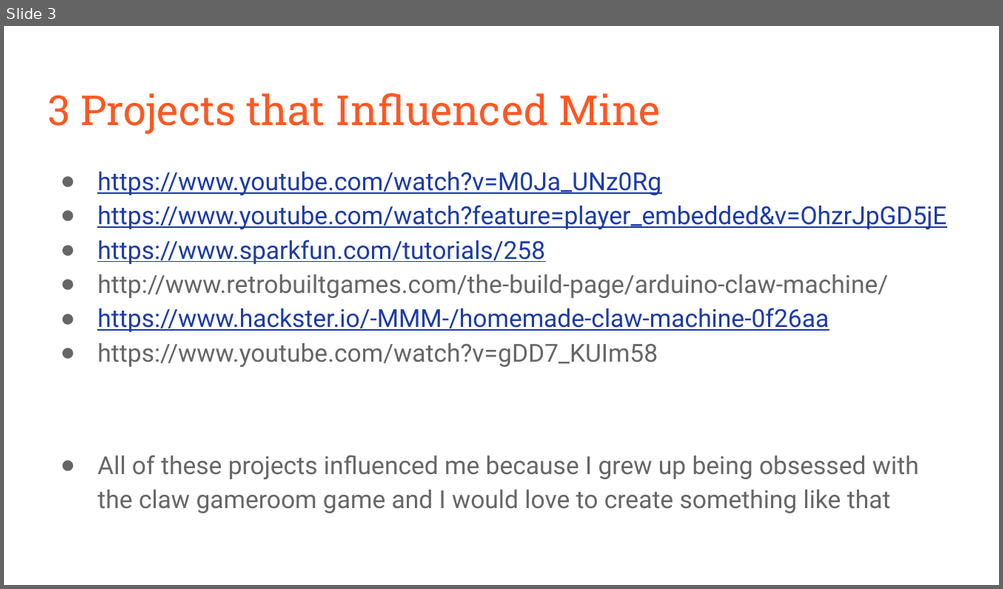
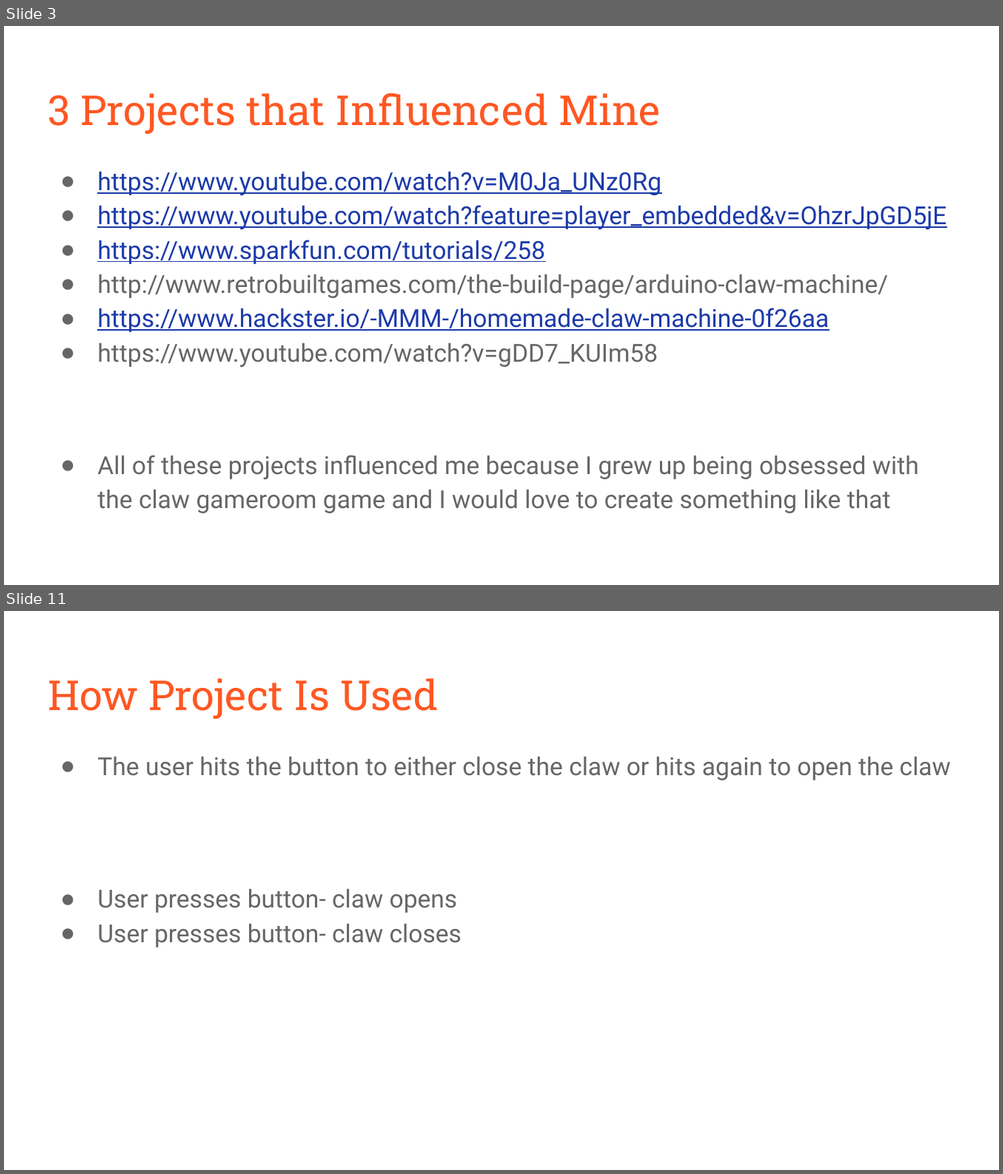
Before and after one commit to ashleycosette/CIM-542--Physical-Computing, a slide deck: Midterm/Midterm Physical Computing.pptx. Shown one above the other, each under a label of ours: slide 3 before the commit, slides 3 and 11 after it; the slides between them are not shown. The pictures are 1003x589 and 1003x1174 pixels, drawn with LibreOffice and Linux fonts; fonts in the diff are those of the drawing. Boxes give left, top, right and bottom in pixels: in the first picture for what was removed or moved away, otherwise in the second. Text is boxed around its words. In the diff, an @@ line names an element or a change of style, - is before the commit and + after.

```diff
--- a/Midterm/Midterm Physical Computing.pptx
+++ b/Midterm/Midterm Physical Computing.pptx
@@ slide 11 added at bbox=[4, 611, 999, 1170], background #FFFFFF @@
@@ title added at bbox=[48, 678, 438, 719], 30 pt, text #FF5722 @@
+How Project Is Used
@@ text added at bbox=[97, 757, 950, 948], 18 pt, text #666666 @@
+● The user hits the button to either close the claw or hits again to open the claw
+● User presses button- claw opens
+● User presses button- claw closes
```
Also in this commit, not shown: 2 slides changed, 6 other slides added, 19 other files.
